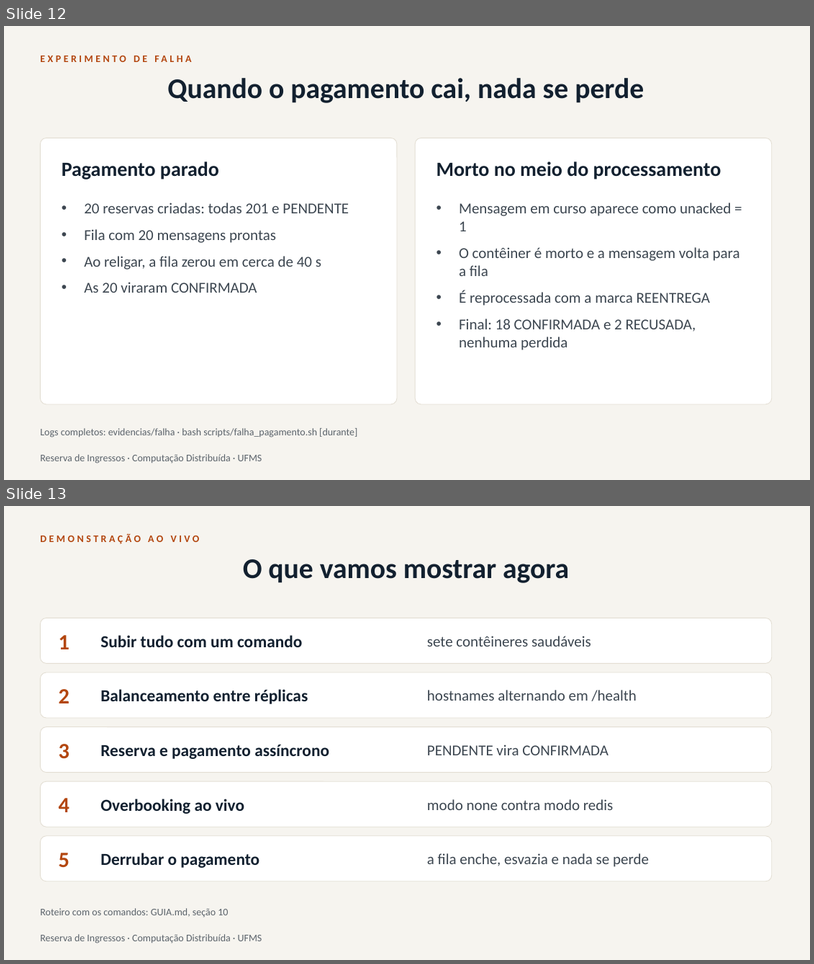
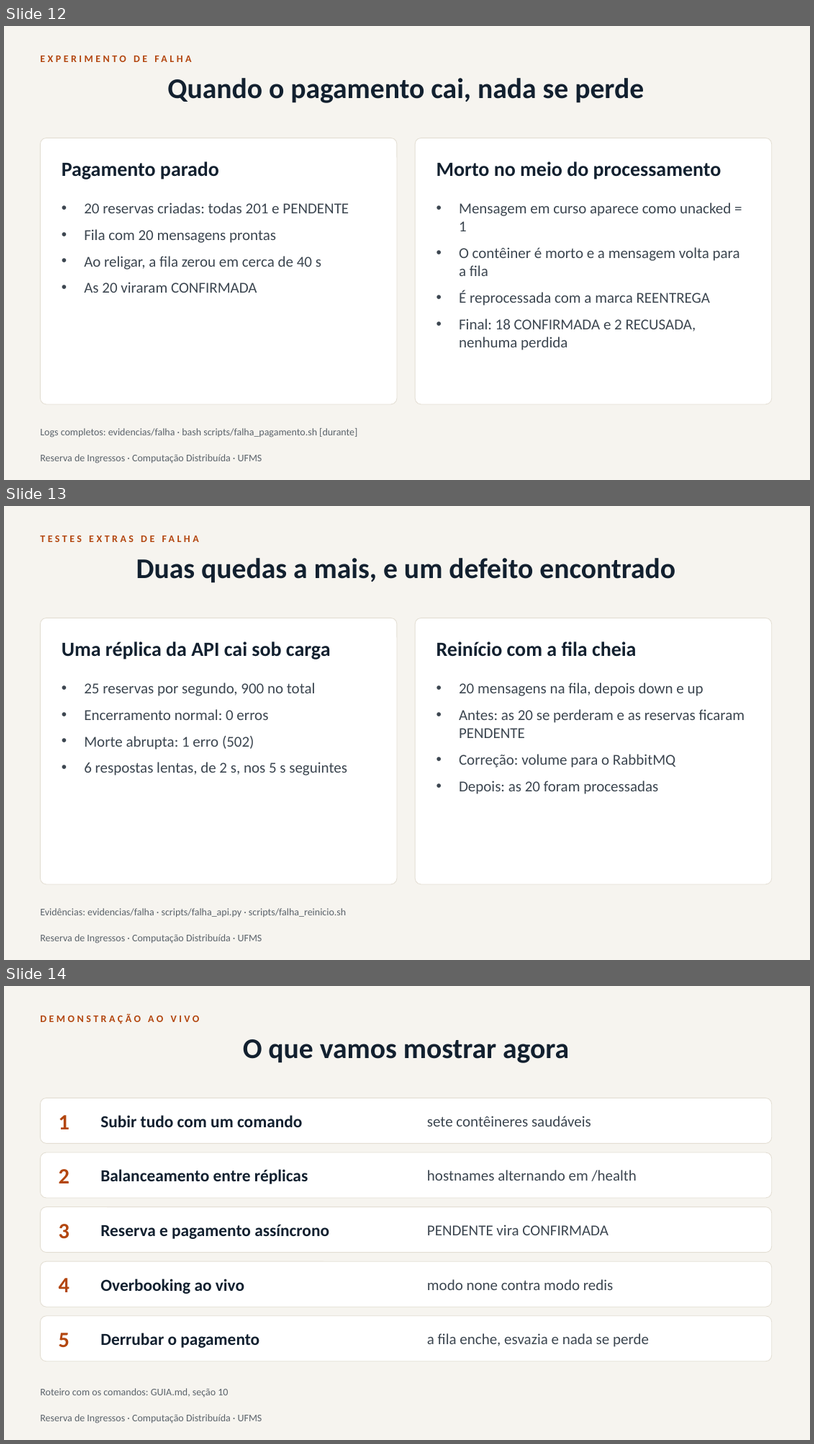
Before and after one commit to eliassilva21dt-tech/reserva-de-ingressos, a slide deck: docs/apresentacao.pptx. Shown one above the other, each under a label of ours: slides 12 and 13 before the commit, slides 12, 13 and 14 after it. The pictures are 814x964 and 814x1444 pixels, drawn with LibreOffice and Linux fonts; fonts in the diff are those of the drawing. Boxes give left, top, right and bottom in pixels: in the first picture for what was removed or moved away, otherwise in the second. Text is boxed around its words. In the diff, an @@ line names an element or a change of style, - is before the commit and + after.

```diff
--- a/docs/apresentacao.pptx
+++ b/docs/apresentacao.pptx
@@ slide 13 added at [4,506,810,960], background #F6F4EF; not listed: 1 template element that a slide beside it also shows @@
@@ text added at [40,536,154,542], 12 pt, text #B3460F, bold @@
+TESTES EXTRAS DE FALHA
@@ title added at [136,558,676,583], 34 pt, text #12202F, bold @@
+Duas quedas a mais, e um defeito encontrado
@@ rounded rectangle added at [40,618,397,884], fill #FFFFFF, outline #E3DED3 0.75 pt @@
@@ rounded rectangle added at [415,618,772,884], fill #FFFFFF, outline #E3DED3 0.75 pt @@
@@ text added at [62,641,331,659], 24 pt, text #12202F, bold @@
+Uma réplica da API cai sob carga
@@ text added at [437,641,636,656], 24 pt, text #12202F, bold @@
+Reinício com a fila cheia
@@ text added at [84,682,347,775], 18 pt, text #3C4650 @@
+• 25 reservas por segundo, 900 no total
+• Encerramento normal: 0 erros
+• Morte abrupta: 1 erro (502)
+• 6 respostas lentas, de 2 s, nos 5 s seguintes
@@ text added at [459,682,746,794], 18 pt, text #3C4650 @@
+• 20 mensagens na fila, depois down e up
+• Antes: as 20 se perderam e as reservas ficaram PENDENTE
+• Correção: volume para o RabbitMQ
+• Depois: as 20 foram processadas
@@ text added at [40,908,346,916], 12 pt, text #5B636B @@
+Evidências: evidencias/falha · scripts/falha_api.py · scripts/falha_reinicio.sh
@@ what was slide 13 is now slide 14 @@
```
Also in this commit, not shown: 1 slide changed, 9 other files.
